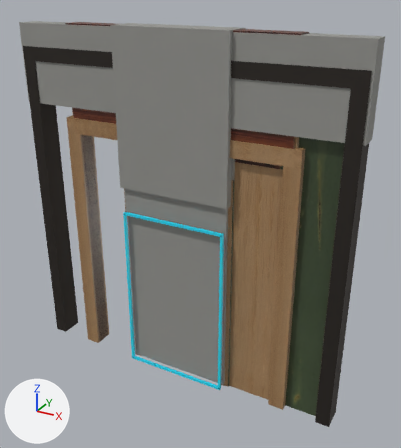
The glTF model public/assets/conservatory-doors.glb, before and after one commit.
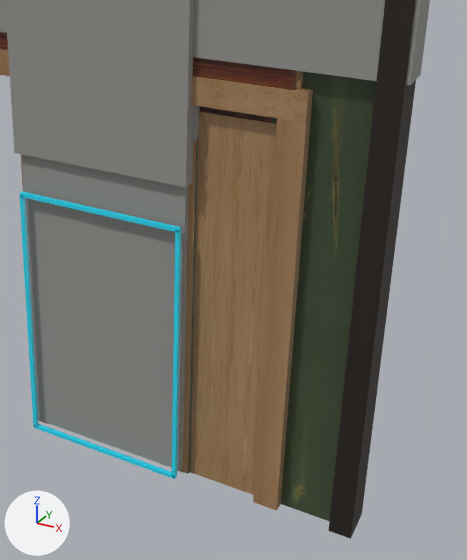
Each version appears first whole from a 50 mm lens placed at (2.49, -4.12, 3.75), pointed at (0.04, 0.35, 1.52), and next in a close-up on the part from 28% to 100% of the width and 21% to 98% of the height. The lights are fixed; the arrows at lower left show +X, +Y and +Z. The last two pictures show the newer version. Vertices at exactly the same position are counted once.

Script lines for the objects in view, before the commit:
```python
ob_door_frame_goods = bpy.data.objects.new('door_frame_goods', me_door_frame_goods)
ob_door_frame_goods.location = (0.0, 0.0, 0.0)
ob_door_leaf_bay_goods = bpy.data.objects.new('door_leaf_bay_goods', me_door_leaf_bay_goods)
ob_door_leaf_bay_goods.location = (0.0, 0.0, 0.0)
ob_door_leaf_chapel = bpy.data.objects.new('door_leaf_chapel', me_door_leaf_chapel)
ob_door_leaf_chapel.location = (0.0, 0.0, 0.0)
ob_door_leaf_hall = bpy.data.objects.new('door_leaf_hall', me_door_leaf_hall)
ob_door_leaf_hall.location = (0.0, 0.0, 0.0)
ob_door_leaf_pool = bpy.data.objects.new('door_leaf_pool', me_door_leaf_pool)
ob_door_leaf_pool.location = (0.0, 0.0, 0.0)
ob_door_leaf_practice = bpy.data.objects.new('door_leaf_practice', me_door_leaf_practice)
ob_door_leaf_practice.location = (0.0, 0.0, 0.0)
ob_door_leaf_public = bpy.data.objects.new('door_leaf_public', me_door_leaf_public)
ob_door_leaf_public.location = (0.0, 0.0, 0.0)
ob_door_leaf_tower = bpy.data.objects.new('door_leaf_tower', me_door_leaf_tower)
ob_door_leaf_tower.location = (0.0, 0.0, 0.0)
# also in view: 'door_debug_aperture' at (0.0, -0.14, 0.86); 'door_frame_hall' at (0.0, 0.0, 1.27); 'door_head_tower' at (0.0, 0.0, 2.68); 'door_frame_single_oak' at (0.0, 0.0, 1.14); 'door_head_goods' at (0.0, 0.06, 3.01)
```
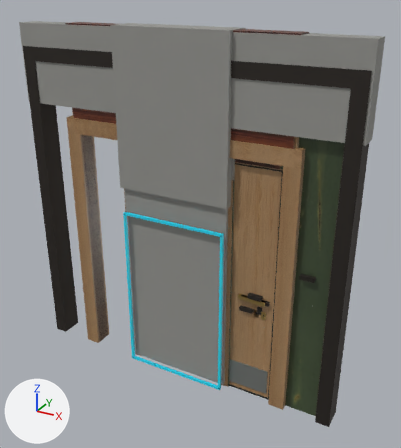
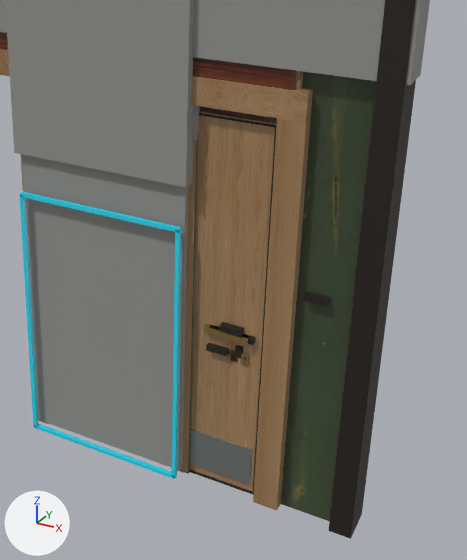
What differs and where, as boxes (x1, y1, x2, y2) in the close-ups (467 x 560 px):
part 1 of me_door_leaf_practice, added
    after: (215, 328, 229, 338)
part 2 of me_door_leaf_pool, added
    after: (242, 334, 255, 345)
part 3 of me_door_leaf_public, added
    after: (204, 324, 219, 335)
part 4 of me_door_leaf_hall, added
    after: (190, 429, 252, 485)
part 5 of me_door_leaf_hall, added
    after: (225, 333, 248, 345)
part 6 of me_door_leaf_hall, added
    after: (241, 353, 250, 367)
part 7 of me_door_leaf_hall, added
    after: (253, 128, 276, 493)
part 8 of me_door_leaf_hall, added (mostly hidden)
    after: (199, 113, 276, 128)
part 9 of me_door_leaf_hall, added (mostly hidden)
    after: (190, 470, 254, 494)
part 10 of me_door_leaf_chapel, added
    after: (219, 322, 244, 337)
part 11 of me_door_leaf_chapel, added
    after: (235, 345, 243, 358)
part 12 of me_door_leaf_tower, added
    after: (206, 343, 230, 356)
part 13 of me_door_leaf_bay_goods, added
    after: (303, 291, 330, 307)

What changed in the scene script:
```text
Change me_door_leaf_practice:
    remove me_door_leaf_practice.from_pydata(...)  # 40 vertices, 60 faces; spans x 0.0..0.95, y -0.04..0.08, z 0.0..2.15
    add me_door_leaf_practice.from_pydata(...)  # 448 vertices, 572 faces; spans x -0.01..0.95, y -0.08..0.08, z 0.0..2.15
    me_door_leaf_practice part 1: a new loose piece, a box spanning x 0.73..0.86, y -0.08..-0.035, z 1.062..1.097, in mat_oxidised_brass (orange #b39759)
    other edits to the shape of me_door_leaf_practice do not show in these pictures
    add me_door_leaf_practice.materials.append(mat_blackened_iron)  # dark grey #423d39
Change me_door_leaf_pool:
    remove me_door_leaf_pool.from_pydata(...)  # 24 vertices, 36 faces; spans x 0.0..1.05, y -0.03..0.06, z 0.0..2.15
    add me_door_leaf_pool.from_pydata(...)  # 460 vertices, 554 faces; spans x -0.01..1.05, y -0.07..0.07, z 0.0..2.15
    me_door_leaf_pool part 2: a new loose piece, a box spanning x 0.83..0.96, y -0.072..-0.027, z 1.062..1.097, in mat_blackened_iron (dark grey #423d39)
    other edits to the shape of me_door_leaf_pool do not show in these pictures
    add me_door_leaf_pool.materials.append(mat_blackened_iron)  # dark grey #423d39
    add me_door_leaf_pool.materials.append(mat_rubber_seals)  # black #242926
Change me_door_leaf_public:
    remove me_door_leaf_public.from_pydata(...)  # 32 vertices, 48 faces; spans x 0.0..0.88, y -0.03..0.08, z 0.0..2.35
    add me_door_leaf_public.from_pydata(...)  # 508 vertices, 554 faces; spans x -0.01..0.88, y -0.08..0.08, z 0.0..2.35
    me_door_leaf_public part 3: a new loose piece, a box spanning x 0.66..0.79, y -0.075..-0.03, z 1.062..1.097, in mat_oxidised_brass (orange #b39759)
    other edits to the shape of me_door_leaf_public do not show in these pictures
    add me_door_leaf_public.materials.append(mat_blackened_iron)  # dark grey #423d39
    add me_door_leaf_public.materials.append(mat_worn_kick_plate)  # grey #9ea29e
Change me_door_leaf_hall:
    remove me_door_leaf_hall.from_pydata(...)  # 56 vertices, 84 faces; spans x 0.0..1.02, y -0.05..0.11, z 0.0..2.35
    add me_door_leaf_hall.from_pydata(...)  # 384 vertices, 496 faces; spans x -0.01..1.02, y -0.09..0.11, z 0.0..2.35
    me_door_leaf_hall part 4: a new loose piece, a box spanning x 0.04..0.98, y -0.047..-0.04, z 0.07..0.33, in mat_worn_kick_plate (grey #9ea29e)
    me_door_leaf_hall part 5: a new loose piece, a box spanning x 0.8..0.93, y -0.087..-0.043, z 1.062..1.097, in mat_oxidised_brass (orange #b39759)
    me_door_leaf_hall part 6: a new loose piece, a box spanning x 0.887..0.933, y -0.0475..-0.0405, z 0.8965..0.9735, in mat_oxidised_brass (orange #b39759)
    me_door_leaf_hall part 7: a new loose piece, a box spanning x 1.002..1.014, y -0.043..0.043, z 0.02..2.33, in mat_rubber_seals (black #242926)
    me_door_leaf_hall part 8: a new loose piece, a box spanning x 0.013..1.008, y -0.043..0.043, z 2.332..2.344, in mat_rubber_seals (black #242926)
    me_door_leaf_hall part 9: a new loose piece, a box spanning x 0.013..1.008, y -0.043..0.043, z 0.004..0.022, in mat_rubber_seals (black #242926)
    other edits to the shape of me_door_leaf_hall do not show in these pictures
    add me_door_leaf_hall.materials.append(mat_blackened_iron)  # dark grey #423d39
Change me_door_leaf_chapel:
    remove me_door_leaf_chapel.from_pydata(...)  # 32 vertices, 48 faces; spans x 0.0..0.98, y -0.04..0.09, z 0.0..2.4
    add me_door_leaf_chapel.from_pydata(...)  # 328 vertices, 412 faces; spans x -0.01..0.98, y -0.09..0.09, z 0.0..2.4
    me_door_leaf_chapel part 10: a new loose piece, a box spanning x 0.76..0.89, y -0.085..-0.04, z 1.102..1.138, in mat_blackened_iron (dark grey #423d39)
    me_door_leaf_chapel part 11: a new loose piece, a box spanning x 0.847..0.893, y -0.045..-0.038, z 0.9365..1.0135, in mat_blackened_iron (dark grey #423d39)
    other edits to the shape of me_door_leaf_chapel do not show in these pictures
    add me_door_leaf_chapel.materials.append(mat_worn_kick_plate)  # grey #9ea29e
    add me_door_leaf_chapel.materials.append(mat_rubber_seals)  # black #242926
Change me_door_leaf_tower:
    remove me_door_leaf_tower.from_pydata(...)  # 40 vertices, 60 faces; spans x 0.0..0.9, y -0.03..0.08, z 0.0..1.95
    add me_door_leaf_tower.from_pydata(...)  # 336 vertices, 424 faces; spans x -0.01..0.9, y -0.08..0.08, z 0.0..1.95
    me_door_leaf_tower part 12: a new loose piece, a box spanning x 0.68..0.81, y -0.075..-0.03, z 0.942..0.978, in mat_blackened_iron (dark grey #423d39)
    other edits to the shape of me_door_leaf_tower do not show in these pictures
    add me_door_leaf_tower.materials.append(mat_worn_kick_plate)  # grey #9ea29e
    add me_door_leaf_tower.materials.append(mat_rubber_seals)  # black #242926
Change me_door_leaf_bay_goods:
    remove me_door_leaf_bay_goods.from_pydata(...)  # 56 vertices, 84 faces; spans x 0.0..1.48, y -0.04..0.1, z 0.0..3.05
    add me_door_leaf_bay_goods.from_pydata(...)  # 400 vertices, 520 faces; spans x -0.01..1.48, y -0.08..0.1, z 0.0..3.05
    me_door_leaf_bay_goods part 13: a new loose piece, a box spanning x 1.23..1.36, y -0.083..-0.038, z 1.423..1.457, in mat_blackened_iron (dark grey #423d39)
    other edits to the shape of me_door_leaf_bay_goods do not show in these pictures
```
